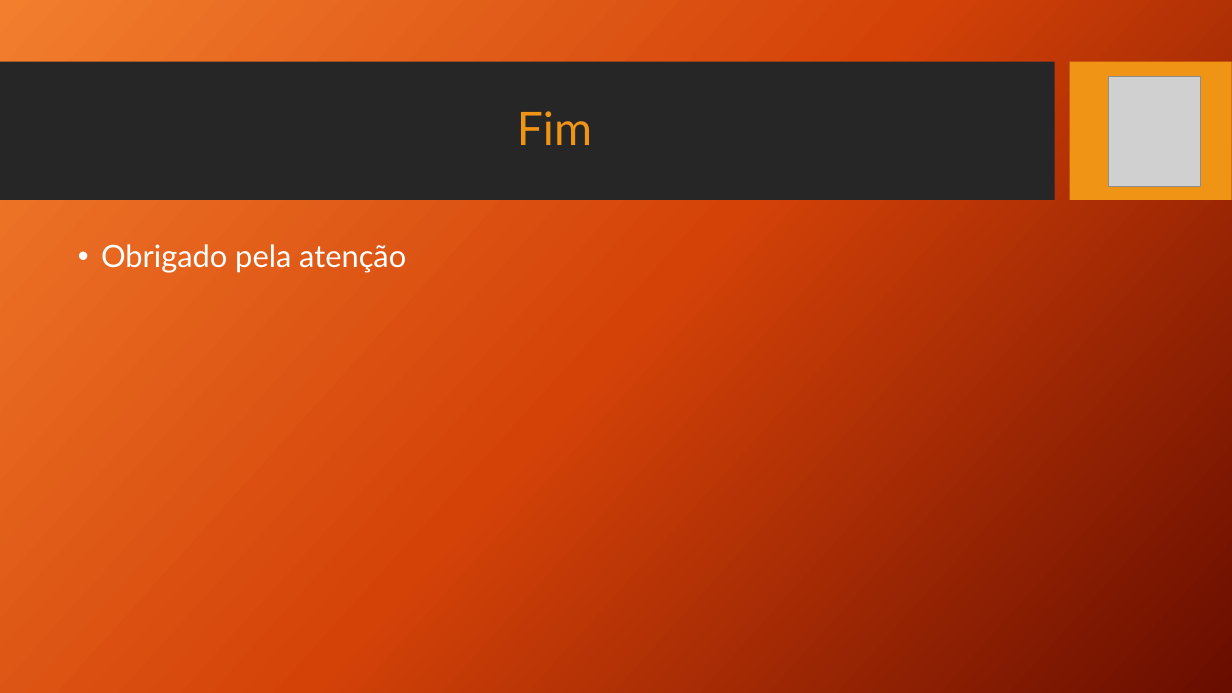
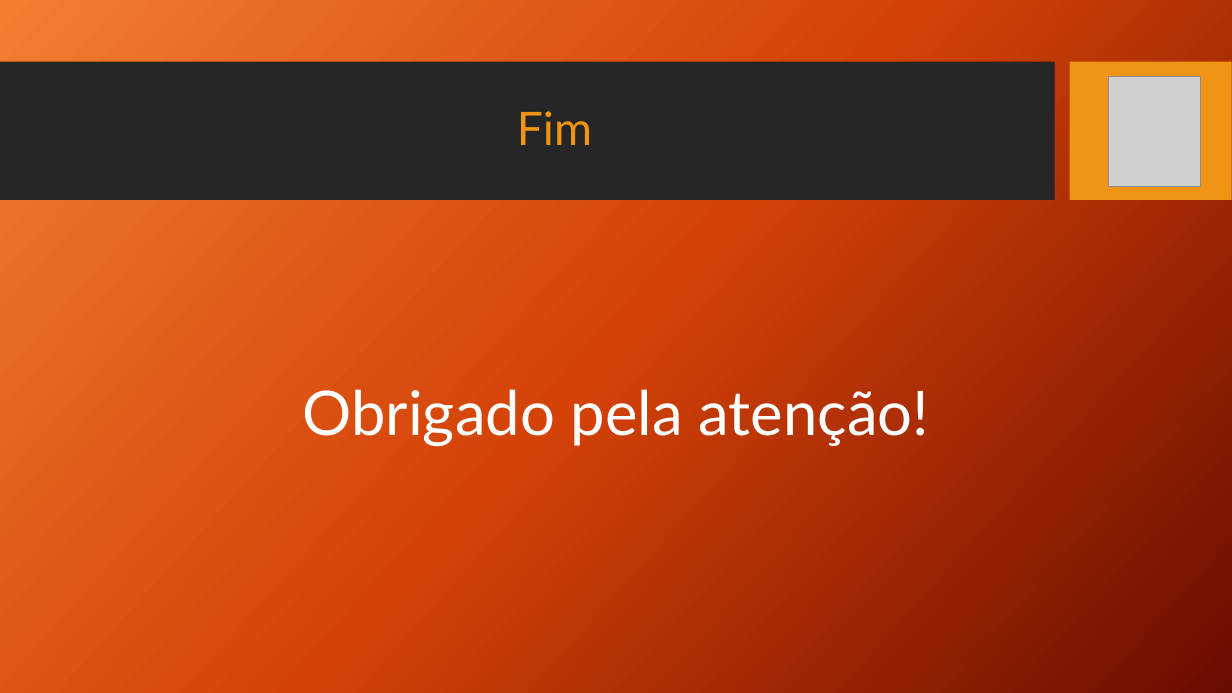
Before and after one commit to INF22TIG20/Report_TIM1, a slide deck: slide 9 of report/PAWSOME.pptx. Drawn at 1232x693 pixels with LibreOffice and Linux fonts; fonts in the diff are those of the drawing; grey boxes stand for pictures; background and template pictures are left out. Boxes give left, top, right and bottom in pixels: in the first picture for what was removed or moved away, otherwise in the second. Text is boxed around its words. In the diff, an @@ line names an element or a change of style, - is before the commit and + after.

```diff
--- a/report/PAWSOME.pptx
+++ b/report/PAWSOME.pptx
@@ text at bbox=[303, 389, 930, 447]: text changed; size 24 to 48 pt @@
-• Obrigado pela atenção
+Obrigado pela atenção!
```
Also in this commit, not shown: 3 other slides changed.
